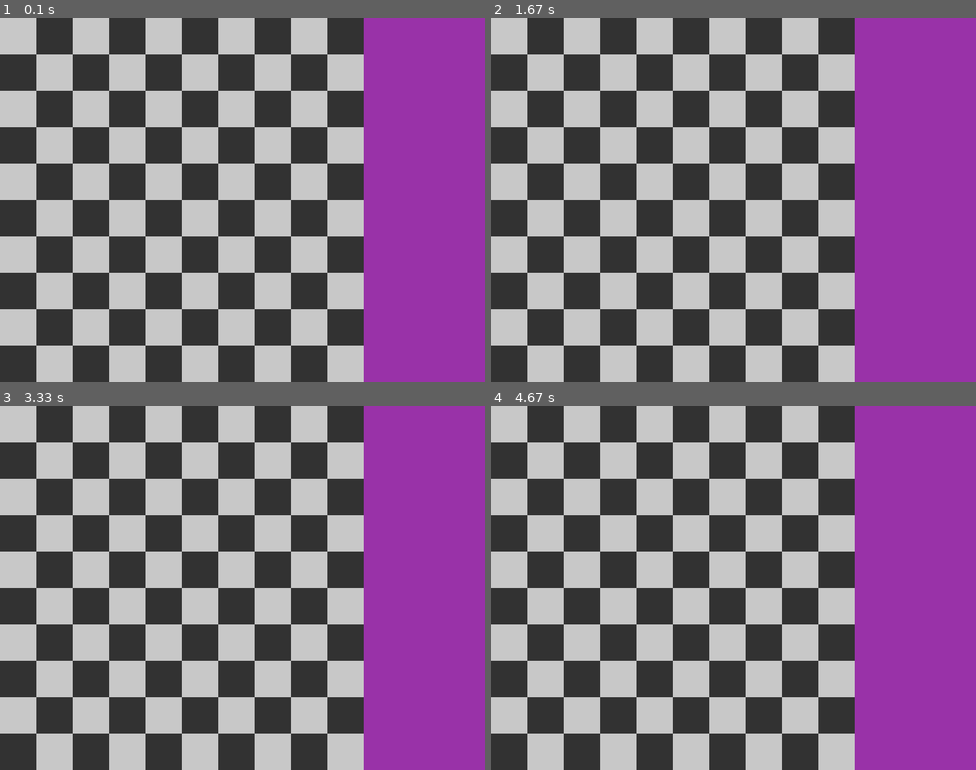
Above: before the commit, frames 1-4 (two rows, left to right).
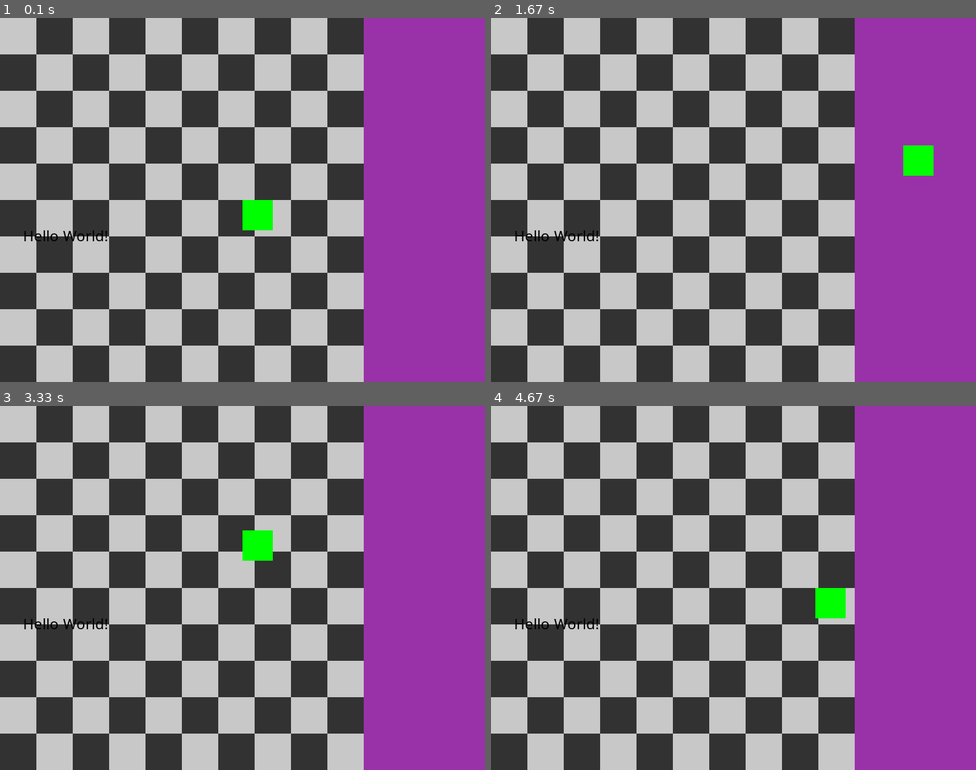
Above: after the commit, the same moments.

Repository: Doc-designs/Python-Procedural-Dungeon-Generation
Game: pygame game, started from Main_File.py
Two runs of this game, one before a commit and one after it. Both use one fixed random seed, a clock stepped at 60 frames per second and the inputs below.
Inputs:
- Up to frame 1 (0.1 s): no input
- Up to frame 2 (1.67 s): hold Right 0.33-0.8 s; hold Up 0.83-1.13 s; hold Right 1.17-1.63 s
- Up to frame 3 (3.33 s): hold Left 1.67-2.2 s; hold Down 2.23-2.53 s; hold Left 2.57-2.97 s; hold Up from 3 s (still down)
- Up to frame 4 (4.67 s): release Up at 3.37 s; hold Right 3.4-4.03 s; hold Down 4.07-4.43 s; hold Left from 4.47 s (still down)

The runs differ from the first frame. In frame 1, 0.7% of the frame differs, in the area x 5-57%, y 50-62%; in frame 2, 0.7%; in frame 3, 0.7%; in frame 4, 0.7%.

Commit message:
Small Changes
Fixed Grid Visuals

Diff:
--- a/Main_File.py
+++ b/Main_File.py
@@ -3,35 +3,77 @@
 import Map_Generation
 print("Pygame Version: ", pygame.ver)
 
-#def Quit():
+def WindowSetup():
+    #Create a Global Window Variable to Create And Track
+    #Programs Display Window
+    global screen
+    screen = pygame.display.set_mode((800, 600))
+    #Display Game Title On Window
+    pygame.display.set_caption("Infinite Dungeons")
+
+def CheckIfQuit():
+    #Loop Through All Active Events
+    for event in pygame.event.get():
+            #If Active Event is Quit
+            if event.type == pygame.QUIT:
+                #set Running to False
+                return False
+    #No Active Quit Event Call, So Continue Running Game
+    return True
+
+def MapBounds(player):
+    #If Player is Too Far Left
+    if player.x < 0:
+        #Set Border Limit
+        player.x = 0
+    #If Player is Too Far Down
+    if player.y < 0:
+        #Set Border Limit
+        player.y = 0
+    #If Player is Too Far Right
+    if player.x > 750:
+        #Set Border Limit
+        player.x = 750
+    #If Player is Too Far Down
+    if player.y > 550:
+        #Set Border Limit
+        player.y = 550
 
 def main():
+    #Activate Pygame Tools
+    pygame.init()
+    #Call WindowSetup Function to Create Game Display Window
+    WindowSetup()
+    #Connect Other Scripts
     playerInstance = Player_Code.Player
     GUInstance = Player_Code.GUI
     DungeonInstance = Map_Generation.MapGenerator
-    pygame.init()
-    screen = pygame.display.set_mode((800, 600))
-    pygame.display.set_caption("Infinite Dungeons")
+    #Assign Game Assets
     GAME_FONT = pygame.freetype.Font("Assets/Fonts/NotoSansWarangCiti-Regular.ttf", 24)
+
+    #Game Initialization
     clock = pygame.time.Clock()
     running = True
+
+    #Create Player
+    player = playerInstance.CreatePlayer(screen)
 
 
     #Run Window Till Closed
     while running:
-        #Setup Window
-        player = playerInstance.CreatePlayer(screen, clock)
-
+        #Tile System
+        DungeonInstance.GeneratePerlinNoise(screen)
+        #Draw Player
+        playerInstance.DrawPlayer(screen, player, clock)
+        #Player Controls Handler
         playerInstance.Controls(player)
+        #Check Map Bounds
+        MapBounds(player)
         #Post Text to Screen
         GUInstance.GameText("Hello World!", screen, (40, 350), GAME_FONT)
-        #Tile System
-        DungeonInstance.GeneratePerlinNoise(screen)
         pygame.display.update()
         #Close Window on Exit
-        for event in pygame.event.get():
-            if event.type == pygame.QUIT:
-                running = False
+        running = CheckIfQuit()
 
     pygame.quit()
 
--- a/Map_Generation.py
+++ b/Map_Generation.py
@@ -2,6 +2,7 @@
 
 class MapGenerator:
     def GeneratePerlinNoise(screen):
+        screen.fill((153, 50, 168))
         grid = [[1 if ( x + y) % 2 == 0 else 0 for x in range(10)] for y in range(10)]
         for y in range(len(grid)):
             for x in range(len(grid[y])):
--- a/Player_Code.py
+++ b/Player_Code.py
@@ -1,13 +1,17 @@
 import pygame
 import pygame.freetype #Used for Text
+
 class Player:
-    def CreatePlayer(screen, clock):
+    def CreatePlayer(screen):
         player = pygame.Rect(400, 300, 50, 50)
-        screen.fill((153, 50, 168))
+        return player
+
+    def DrawPlayer(screen, player, clock):
+        #Draw Over Previous Drawings
         pygame.draw.rect(screen, (0, 255, 0), player)
-        #pygame.display.flip()
         clock.tick(60)
         return player
+
     def Controls(player):
         #Controls
         keys = pygame.key.get_pressed()
@@ -19,14 +23,7 @@
             player.x -= 5
         if keys[pygame.K_RIGHT]:
             player.x += 5
-        if player.x < 0:
-            player.x = 0
-        if player.y < 0:
-            player.y = 0
-        if player.x > 750:
-            player.x = 750
-        if player.y > 550:
-            player.y = 550
+        return player.move(player.x, player.y)
         #New Controls Implementation
         '''
         new_x = player.x // 60
@@ -35,6 +32,7 @@
             player.x = new_x * 60
             player.y = new_y * 60
         '''
+
 class GUI:
     def GameText(text, screen, position, font):
         font.render_to(screen, position, text, (0, 0, 0))
